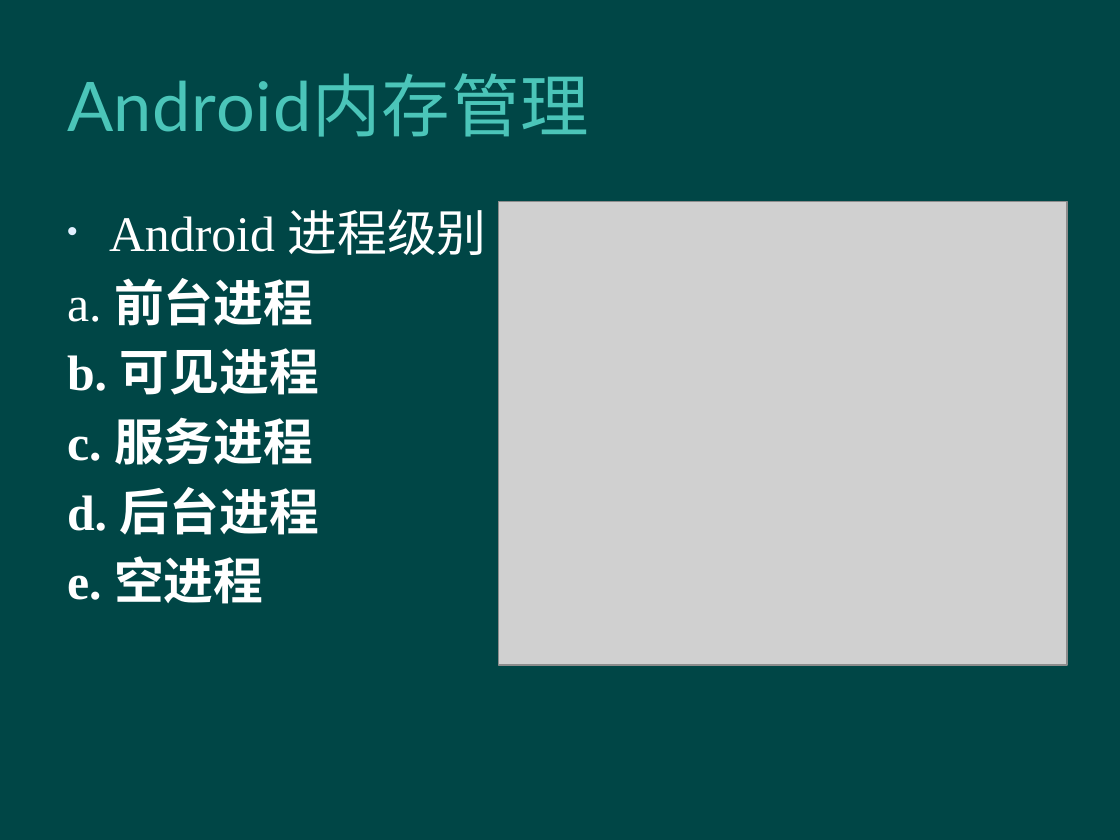
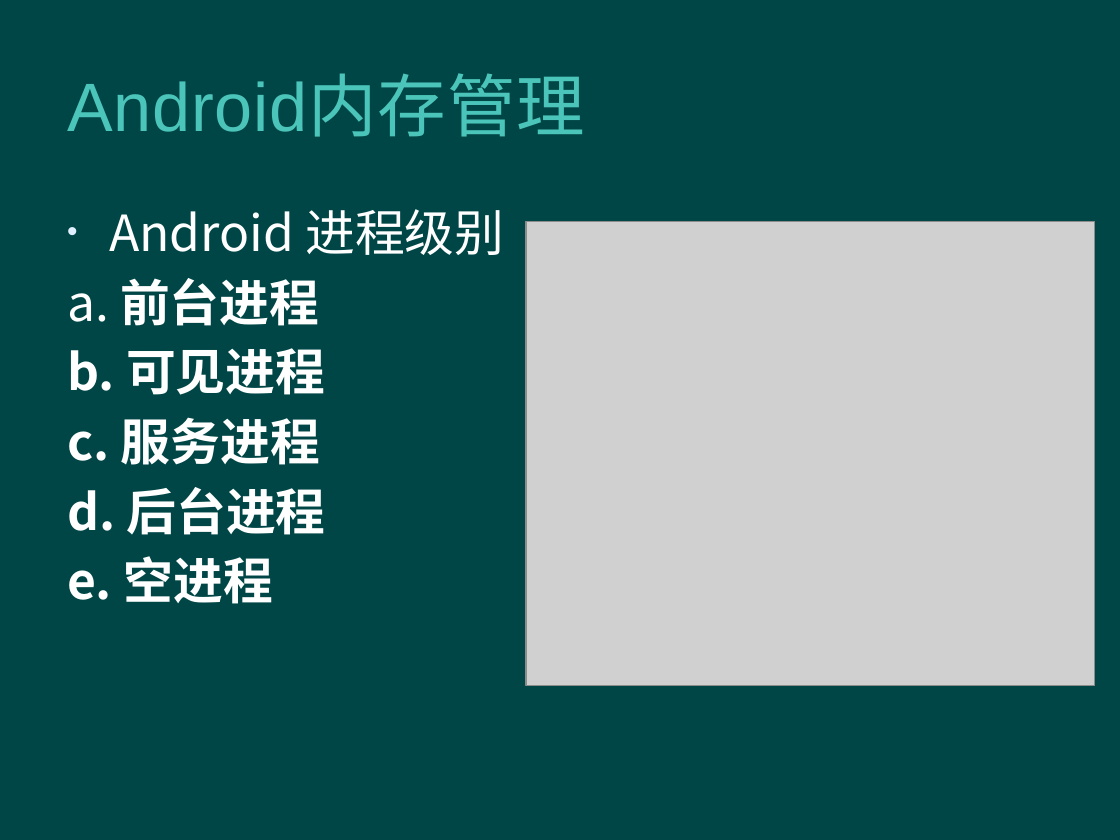
Before and after one commit to mapeiyu/OptimizationDemo, a slide deck: slide 9 of Android Optimization.pptx. Drawn at 1120x840 pixels with LibreOffice and Linux fonts; fonts in the diff are those of the drawing; grey boxes stand for pictures; background and template pictures are left out. Boxes give left, top, right and bottom in pixels: in the first picture for what was removed or moved away, otherwise in the second. Text is boxed around its words. In the diff, an @@ line names an element or a change of style, - is before the commit and + after.

```diff
--- a/Android Optimization.pptx
+++ b/Android Optimization.pptx
@@ title "Android内存管理" at box(67, 76, 585, 137): font Lato to Arial @@
@@ text "Android 进程级别" at box(67, 209, 504, 604): font Times New Roman to Noto Sans CJK SC @@
@@ picture: place and size @@
-picture at box(498, 202, 1066, 665)
+picture at box(526, 222, 1094, 685)
```
Also in this commit, not shown: 17 other slides changed, 2 slides added.
